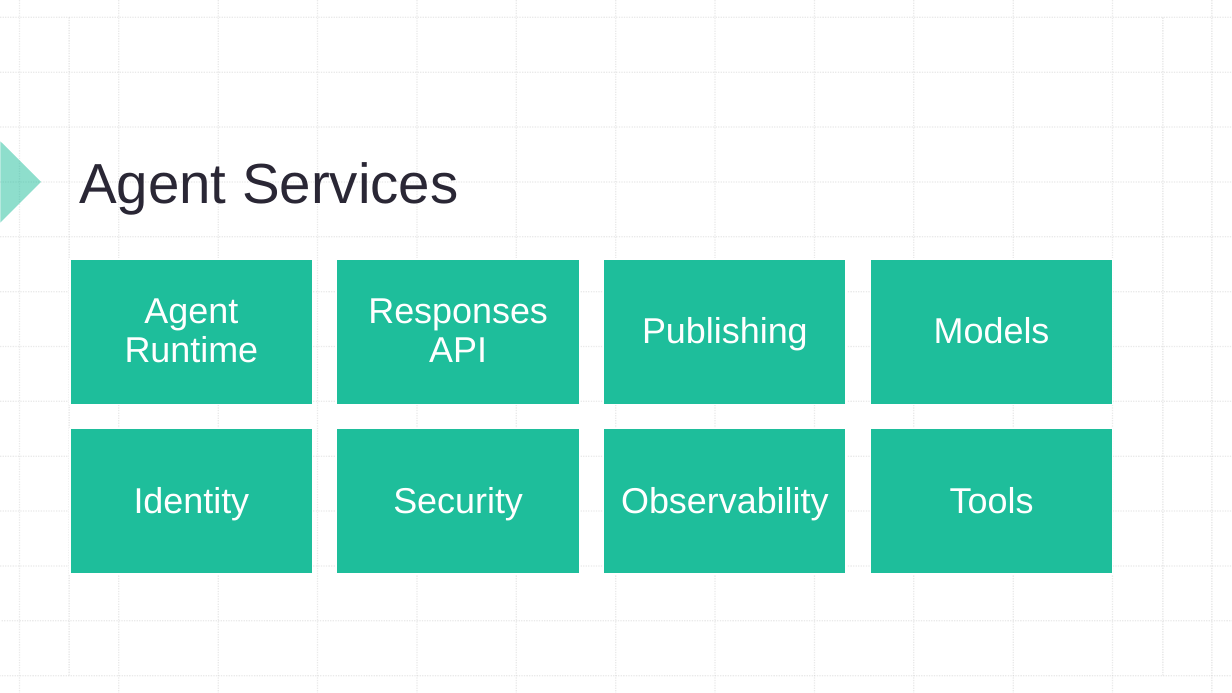
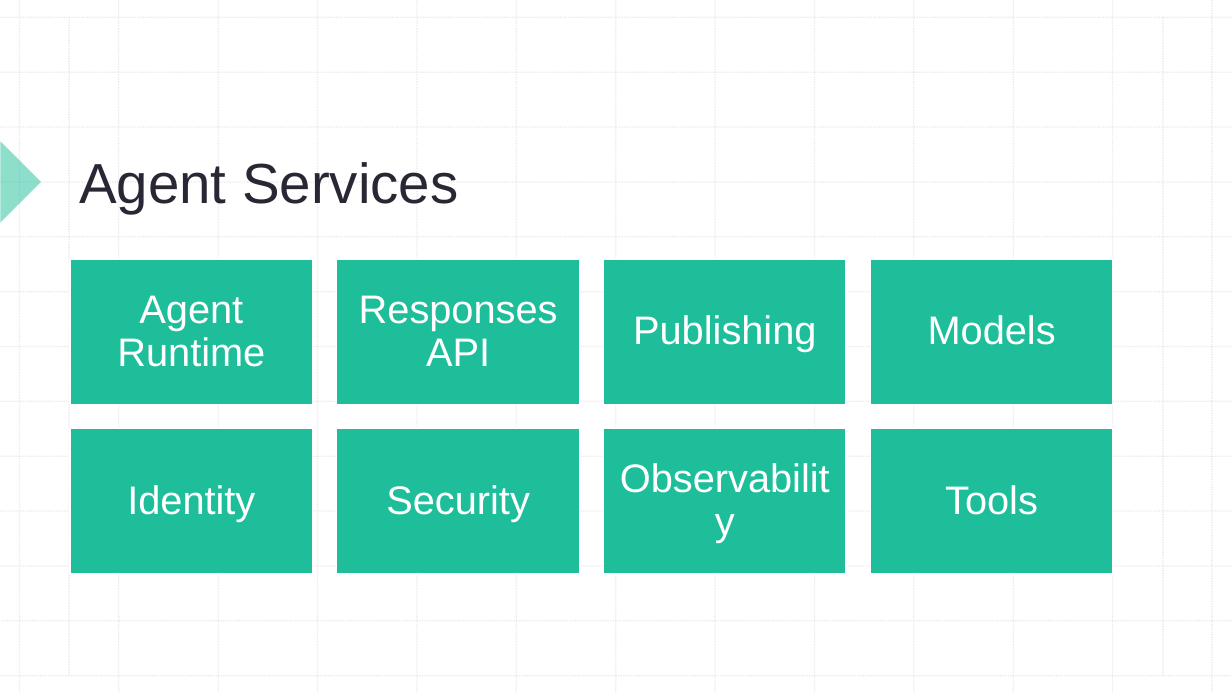
Before and after one commit to alvinashcraft/speaking, a slide deck: slide 7 of 2026/0825_NetDaySwitzerland/FoundryAgents-DotNetDay2026.pptx. Drawn at 1232x693 pixels with LibreOffice and Linux fonts; fonts in the diff are those of the drawing. Boxes give left, top, right and bottom in pixels: in the first picture for what was removed or moved away, otherwise in the second. Text is boxed around its words. In the diff, an @@ line names an element or a change of style, - is before the commit and + after.

Commit message:
Tweak foundry agents slide deck

```diff
--- a/2026/0825_NetDaySwitzerland/FoundryAgents-DotNetDay2026.pptx
+++ b/2026/0825_NetDaySwitzerland/FoundryAgents-DotNetDay2026.pptx
@@ size 28 to 31 pt; more space between paragraphs in 8 elements at [117,295,265,367], [359,295,558,366], [633,315,816,352], [928,315,1056,345], [127,485,255,521], [386,485,530,521], [604,429,846,574], [945,485,1038,515] @@
```
Also in this commit, not shown: 8 other slides changed.
